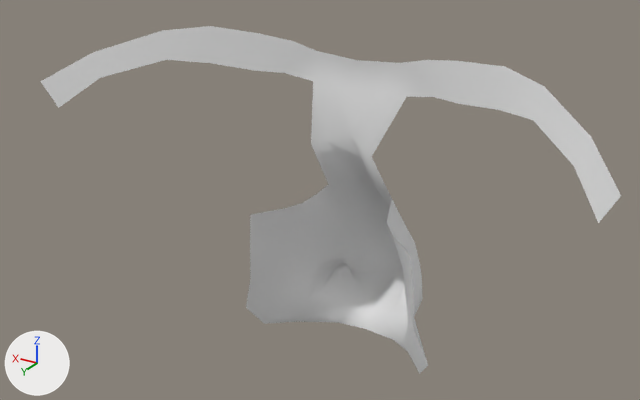
The Blender file BlendFilesForUnity/G_head.blend as it was, and as the next commit left it.
Camera for both pictures: a 50 mm lens placed at (-4.38, 3.54, 1.6), pointed at (-2.59, 0.56, 0.11). The lights are fixed; the arrows at lower left show +X, +Y and +Z.
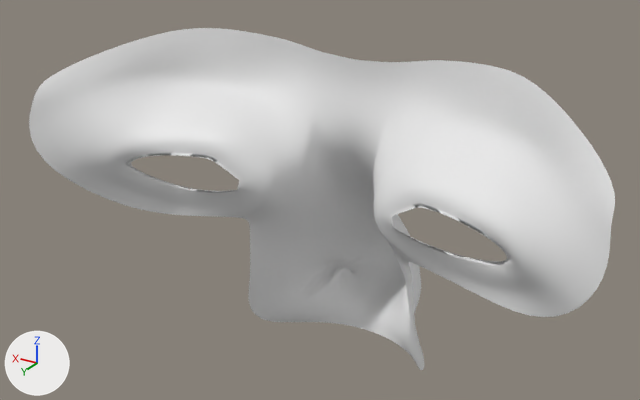
Diff of the bpy script that builds the scene:
```diff
--- a/BlendFilesForUnity/G_head.blend.py
+++ b/BlendFilesForUnity/G_head.blend.py
@@ me_plane @@
 # used by ob_plane; location = (-2.682, 0.0, 0.677); rotation_euler = (1.571, 0.0, 0.0), in degrees (90, 0, 0); scale = (0.206, 0.206, 0.206)
-me_plane.from_pydata(...)  # 83 vertices, 62 faces; spans x 0.0..5.87, y -6.38..0.53, z -4.87..0.17
+me_plane.from_pydata(...)  # 168 vertices, 146 faces; spans x 0.0..5.97, y -6.38..0.53, z -5.34..0.24
+# me_plane part 1
+# 19 vertices move from x 0.0..5.87, y -4.73..0.04, z -4.87..0.17 to x 0.0..5.87, y -4.73..-0.06, z -5.16..0.24
+# 85 vertices are added at x 0.71..5.97, y -3.45..-0.55, z -5.34..-2.53
+# 84 new faces join them
@@ ob_plane @@
 _m = ob_plane.modifiers.new('Mirror', 'MIRROR')
 _m.use_clip = True
+_m = ob_plane.modifiers.new('Subsurf', 'SUBSURF')
+_m.levels = 0
```

Boxes [x1, y1, x2, y2] around the edits, measured in the pictures (640 x 400 px):
'Plane', reshaped, modifiers changed
    before: [40, 26, 621, 374]
    after: [29, 28, 615, 370]
part 1 of me_plane, built on
    before: [40, 26, 621, 281]
    after: [29, 28, 615, 317]
